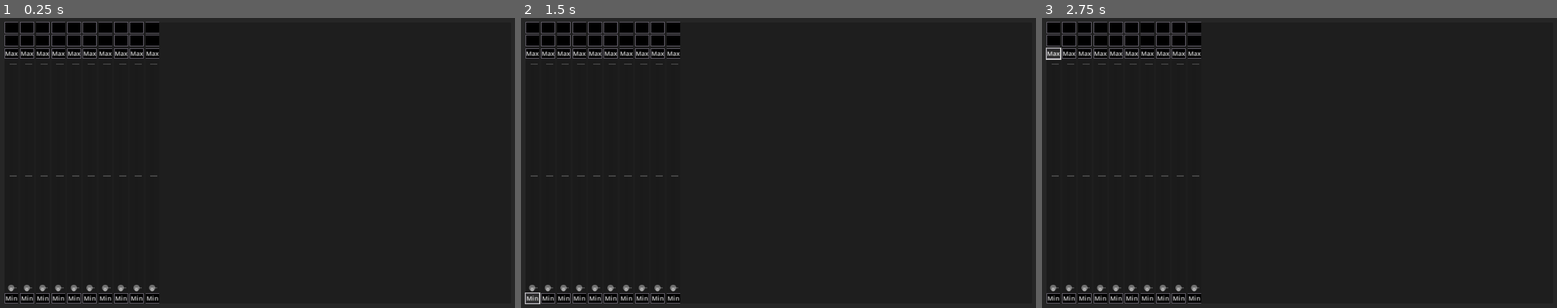
Above: before the commit, frames 1-3 (left to right).
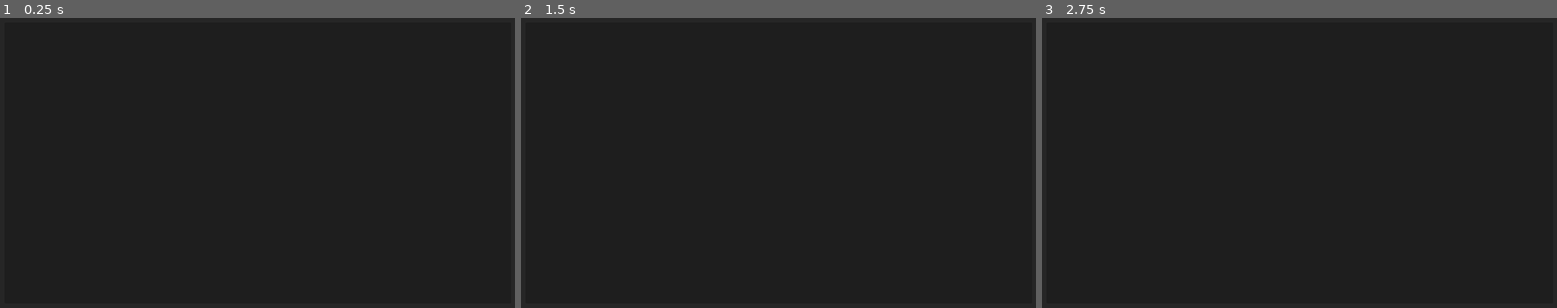
Above: after the commit, the same moments.

Repository: CoffeeCoder1/etc-eos-remote
Game: Godot game, scene res://scenes/main/main.tscn
Same seed, same stepped clock (60 frames per second), same inputs: the game is played once before the commit and once after it.
Inputs (mouse positions are in pixels of both pictures, inside the frame that each line leads up to):
- Up to frame 1 (0.25 s): no input
- Up to frame 2 (1.5 s): click (531, 52) at 0.5 s, where only the run before the commit has a clickable "Max"; click (531, 299) at 1.25 s, where only the run before the commit has a clickable "Min"
- Up to frame 3 (2.75 s): click (1052, 52) at 2 s, where only the run before the commit has a clickable "Max"

The runs differ from the first frame. In frame 1, 4.2% of the frame differs, in the area x 0-31%, y 1-99%; in frame 2, 4.2%; in frame 3, 4.2%.

Commit message:
Create and delete wheels dynamically Only shows the wheels that the current channel has.

Diff:
--- a/scenes/elements/wheel/wheel.gd
+++ b/scenes/elements/wheel/wheel.gd
@@ -1,6 +1,10 @@
 class_name Wheel extends Control
 
-@export var wheel_index: int = 1
+@export var wheel_index: int = 1:
+	set(new_wheel_index):
+		osc_element.send_address = send_address + "/" + str(new_wheel_index)
+		osc_element.recieve_address = recieve_address + "/" + str(new_wheel_index)
+		wheel_index = new_wheel_index
 @export var send_address: String = "/active/switch"
 @export var recieve_address: String = "/eos/out/active/wheel"
 
@@ -19,6 +23,9 @@
 
 
 func _on_osc_feedback(value: Array):
+	# Remove wheels that don't exist in the selected channel
+	if value[1] == 0:
+		queue_free()
 	$VBoxContainer/Label.text = str(value[0])
 	$VBoxContainer/Value.text = str(round(value[2]))
 	$VBoxContainer/WheelBox/VSlider.value = value[2]
--- /dev/null
+++ b/scenes/panels/wheels/wheels.gd
@@ -0,0 +1,29 @@
+extends PanelContainer
+
+@export var recieve_address: String = "/eos/out/active/wheel"
+@export var wheel_scene: PackedScene
+
+var osc_element: OSCElement
+var wheels: Array = []
+
+
+# Called when the node enters the scene tree for the first time.
+func _ready() -> void:
+	osc_element = OSCElement.new()
+	add_child(osc_element)
+
+
+# Called every frame. 'delta' is the elapsed time since the previous frame.
+func _process(delta: float) -> void:
+	for e in osc_element.target_user.target_client.incoming_messages:
+		if str(e).begins_with(recieve_address):
+			var feedback: Array = osc_element.target_user.get_global_feedback(e)
+			if feedback[1] != 0 && !wheels.has(e):
+				wheels.append(e)
+
+				var wheel = wheel_scene.instantiate()
+				%WheelContainer.add_child(wheel)
+				wheel.wheel_index = int(str(e).get_slice(recieve_address + "/", 1))
+				print(feedback[0])
+			elif feedback[1] == 0 && wheels.has(e):
+				wheels.erase(e)
--- a/scenes/panels/wheels/wheels.tscn
+++ b/scenes/panels/wheels/wheels.tscn
@@ -1,47 +1,17 @@
-[gd_scene load_steps=2 format=3 uid="uid://5rbtyjxu8hl4"]
+[gd_scene load_steps=3 format=3 uid="uid://5rbtyjxu8hl4"]
 
 [ext_resource type="PackedScene" uid="uid://cy73ew523w6b4" path="res://scenes/elements/wheel/wheel.tscn" id="1_8ef50"]
+[ext_resource type="Script" path="res://scenes/panels/wheels/wheels.gd" id="1_w04ga"]
 
 [node name="Wheels" type="PanelContainer"]
+script = ExtResource("1_w04ga")
+wheel_scene = ExtResource("1_8ef50")
 
-[node name="HBoxContainer" type="HBoxContainer" parent="."]
+[node name="HBoxContainer" type="ScrollContainer" parent="."]
 layout_mode = 2
+vertical_scroll_mode = 0
 
-[node name="Wheel1" parent="HBoxContainer" instance=ExtResource("1_8ef50")]
+[node name="WheelContainer" type="HBoxContainer" parent="HBoxContainer"]
+unique_name_in_owner = true
 layout_mode = 2
-
-[node name="Wheel2" parent="HBoxContainer" instance=ExtResource("1_8ef50")]
-layout_mode = 2
-wheel_index = 2
-
-[node name="Wheel3" parent="HBoxContainer" instance=ExtResource("1_8ef50")]
-layout_mode = 2
-wheel_index = 3
-
-[node name="Wheel4" parent="HBoxContainer" instance=ExtResource("1_8ef50")]
-layout_mode = 2
-wheel_index = 4
-
-[node name="Wheel5" parent="HBoxContainer" instance=ExtResource("1_8ef50")]
-layout_mode = 2
-wheel_index = 5
-
-[node name="Wheel6" parent="HBoxContainer" instance=ExtResource("1_8ef50")]
-layout_mode = 2
-wheel_index = 6
-
-[node name="Wheel7" parent="HBoxContainer" instance=ExtResource("1_8ef50")]
-layout_mode = 2
-wheel_index = 7
-
-[node name="Wheel8" parent="HBoxContainer" instance=ExtResource("1_8ef50")]
-layout_mode = 2
-wheel_index = 8
-
-[node name="Wheel9" parent="HBoxContainer" instance=ExtResource("1_8ef50")]
-layout_mode = 2
-wheel_index = 9
-
-[node name="Wheel10" parent="HBoxContainer" instance=ExtResource("1_8ef50")]
-layout_mode = 2
-wheel_index = 10
+size_flags_vertical = 3
